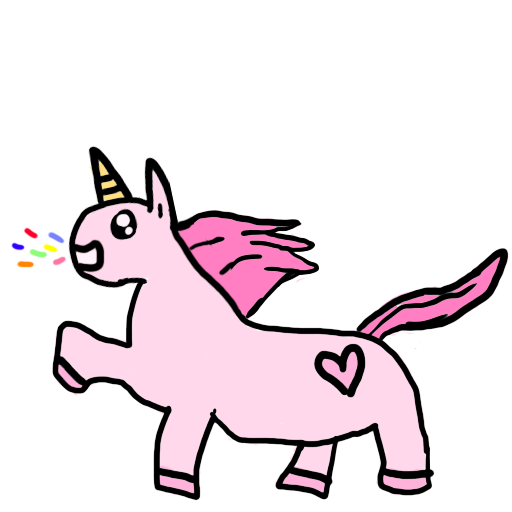
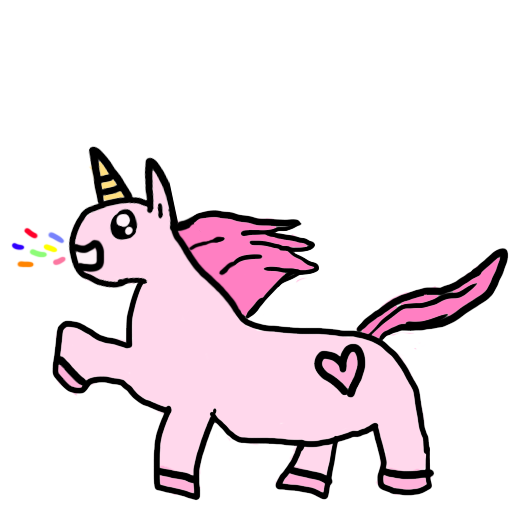
Layer changes from the first 512 × 512 image to the second:
painted on "Layer 0" over [203, 238, 237, 273]
painted on "Layer 3" over [141, 239, 217, 289]
